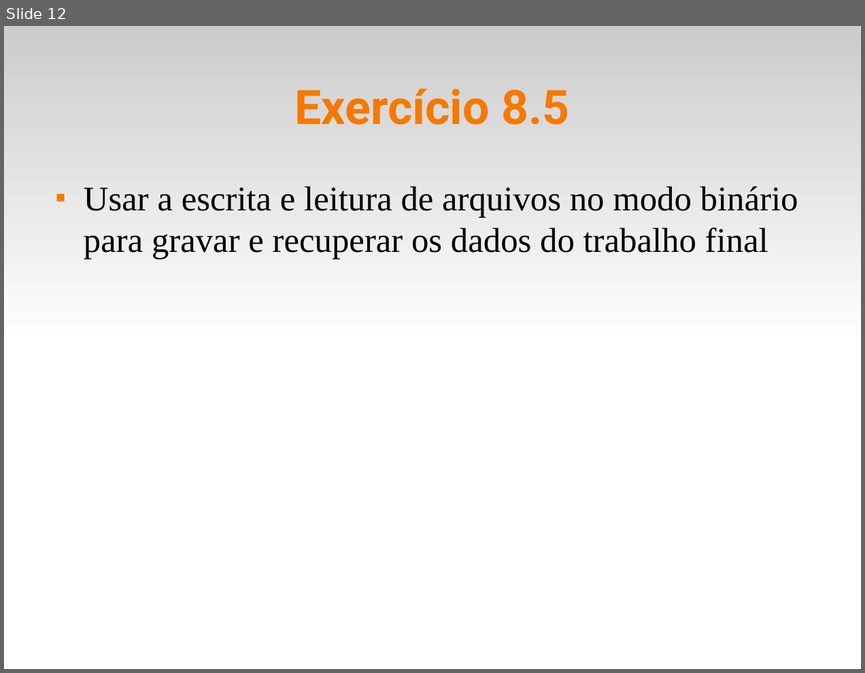
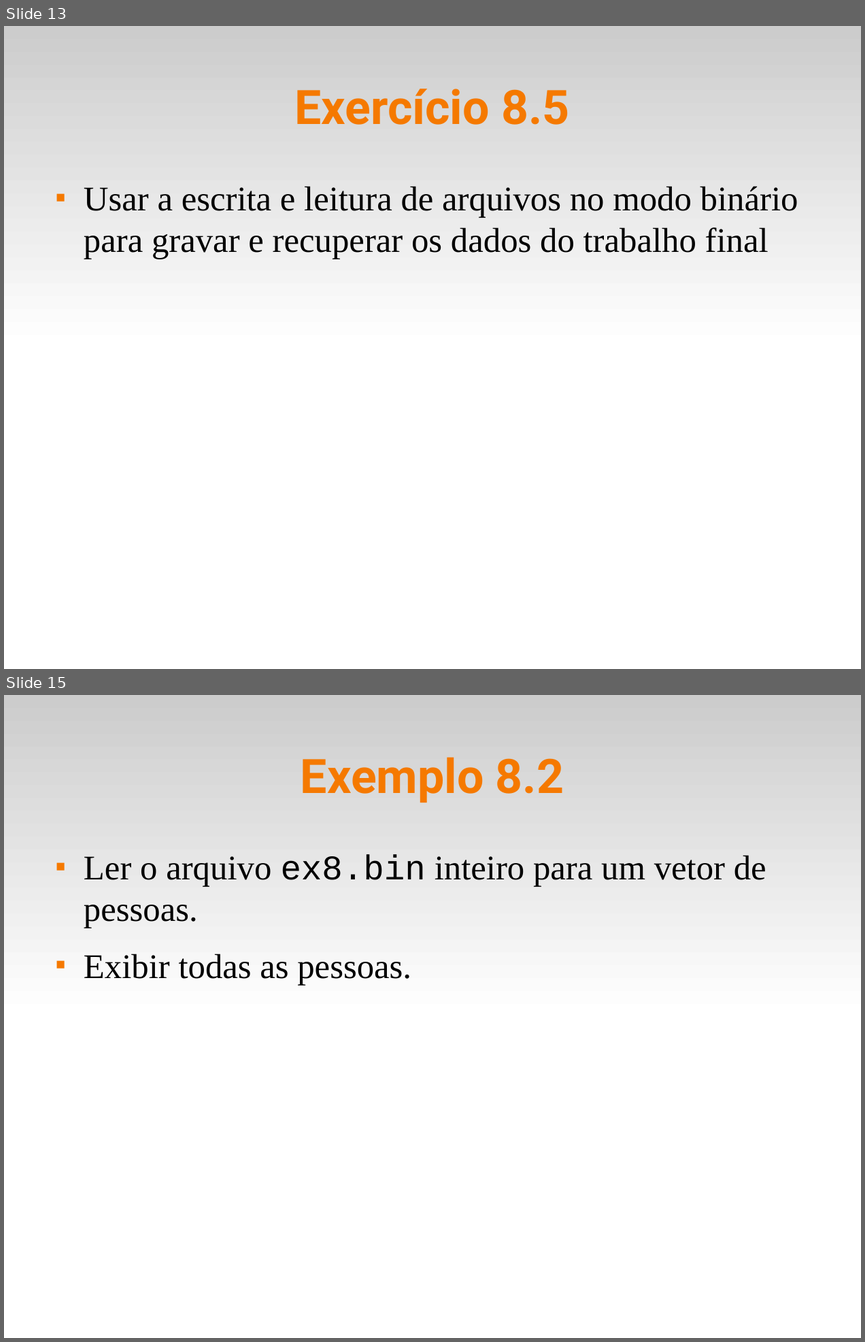
Before and after one commit to fsantanna-uerj/LP1, a slide deck: Slides/lp1-08-arquivos.odp. Shown one above the other, each under a label of ours: slide 12 before the commit, slides 13 and 15 after it; the slides between them are not shown. The pictures are 865x673 and 865x1342 pixels, drawn with LibreOffice and Linux fonts; fonts in the diff are those of the drawing. Boxes give left, top, right and bottom in pixels: in the first picture for what was removed or moved away, otherwise in the second. Text is boxed around its words. In the diff, an @@ line names an element or a change of style, - is before the commit and + after.

```diff
--- a/Slides/lp1-08-arquivos.odp
+++ b/Slides/lp1-08-arquivos.odp
@@ slide 15 added at [4, 695, 861, 1338], background #FFFFFF; not listed: 1 template element that a slide beside it also shows @@
@@ title added at [300, 757, 564, 802], 44 pt, text #F57900, bold @@
+Exemplo 8.2
@@ text added at [84, 855, 766, 985], 32 pt, text #000000 @@
+■ Ler o arquivo ex8.bin inteiro para um vetor de pessoas.
+■ Exibir todas as pessoas.
@@ what was slide 12 is now slide 13 @@
```
Also in this commit, not shown: 1 slide changed, 2 other slides added, 3 other files.
